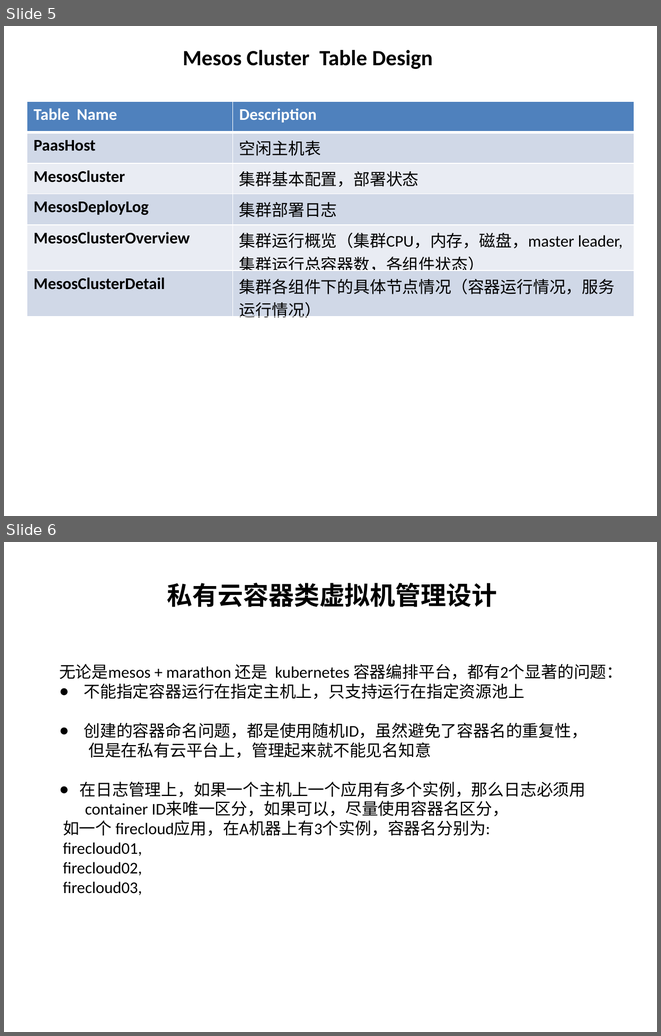
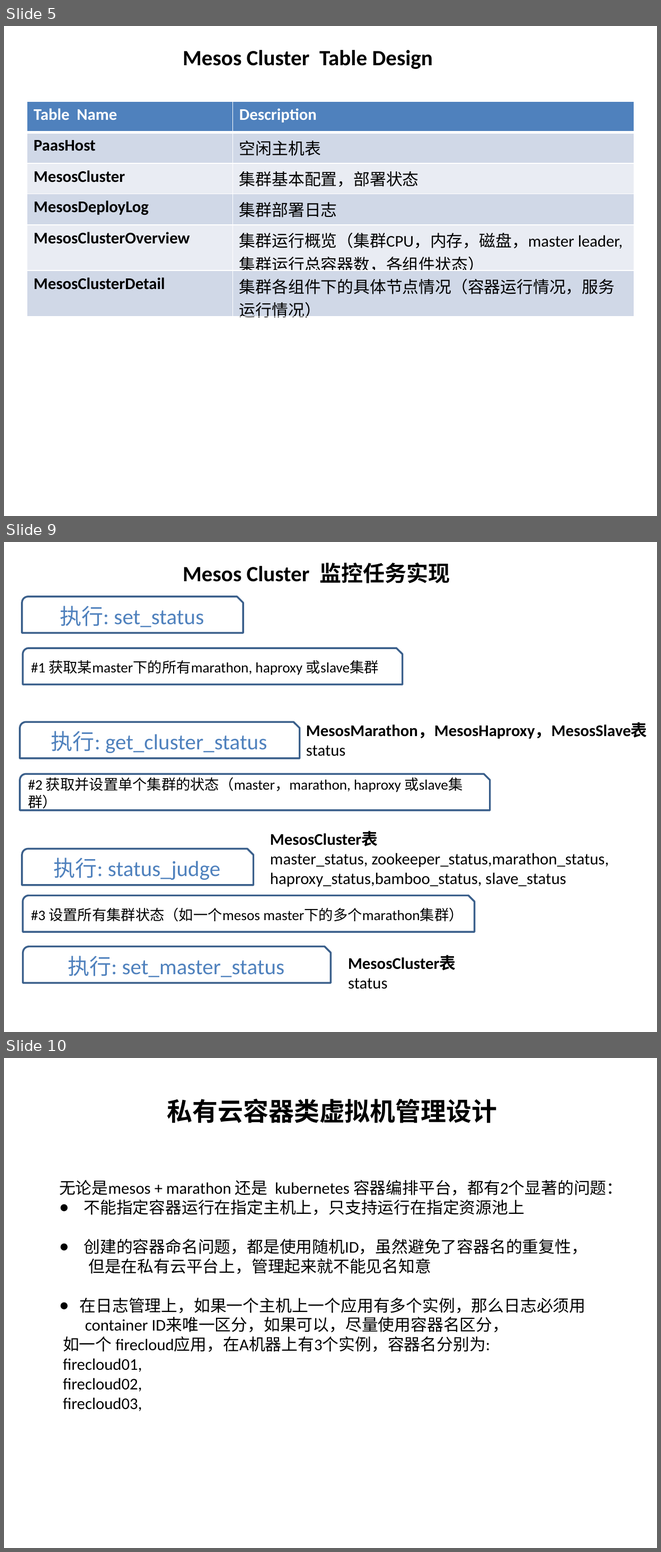
Before and after one commit to wsyx123/firecloud-server, a slide deck: description/firecloud-architecture.pptx. Shown one above the other, each under a label of ours: slides 5 and 6 before the commit, slides 5, 9 and 10 after it; the slides between them are not shown. The pictures are 661x1036 and 661x1552 pixels, drawn with LibreOffice and Linux fonts; fonts in the diff are those of the drawing. Boxes give left, top, right and bottom in pixels: in the first picture for what was removed or moved away, otherwise in the second. Text is boxed around its words. In the diff, an @@ line names an element or a change of style, - is before the commit and + after.

Commit message:
Complete monitoring function code for the mesos cluster

```diff
--- a/description/firecloud-architecture.pptx
+++ b/description/firecloud-architecture.pptx
@@ slide 9 added at box(4, 542, 657, 1032), background #FFFFFF @@
@@ text added at box(183, 562, 450, 583), 24 pt, text #000000, bold @@
+Mesos Cluster 监控任务实现
@@ snip round rect added at box(22, 597, 244, 633), fill #FFFFFF, outline #3A5F8C 2 pt, 24 pt, text #4F81BD @@
+执行: set_status
@@ snip round rect added at box(23, 648, 403, 685), fill #FFFFFF, outline #3A5F8C 2 pt, 16 pt, text #000000 @@
+#1 获取某master下的所有marathon, haproxy 或slave集群
@@ snip round rect added at box(20, 722, 299, 758), fill #FFFFFF, outline #3A5F8C 2 pt, 24 pt, text #4F81BD @@
+执行: get_cluster_status
@@ text added at box(306, 723, 647, 756), 18 pt, text #000000, bold @@
+MesosMarathon，MesosHaproxy，MesosSlave表
+status
@@ snip round rect added at box(20, 774, 490, 810), fill #FFFFFF, outline #3A5F8C 2 pt, 16 pt, text #000000 @@
+#2 获取并设置单个集群的状态（master，marathon, haproxy 或slave集群）
@@ text added at box(270, 831, 609, 886), 18 pt, text #000000 @@
+MesosCluster表
+master_status, zookeeper_status,marathon_status,
+haproxy_status,bamboo_status, slave_status
@@ snip round rect added at box(22, 848, 254, 885), fill #FFFFFF, outline #3A5F8C 2 pt, 24 pt, text #4F81BD @@
+执行: status_judge
@@ snip round rect added at box(23, 896, 475, 932), fill #FFFFFF, outline #3A5F8C 2 pt, 16 pt, text #000000 @@
+#3 设置所有集群状态（如一个mesos master下的多个marathon集群）
@@ snip round rect added at box(23, 946, 330, 983), fill #FFFFFF, outline #3A5F8C 2 pt, 24 pt, text #4F81BD @@
+执行: set_master_status
@@ text added at box(348, 955, 456, 989), 18 pt, text #000000, bold @@
+MesosCluster表
+status
@@ what was slide 6 is now slide 10 @@
```
Also in this commit, not shown: 3 other slides added, 6 other files.
